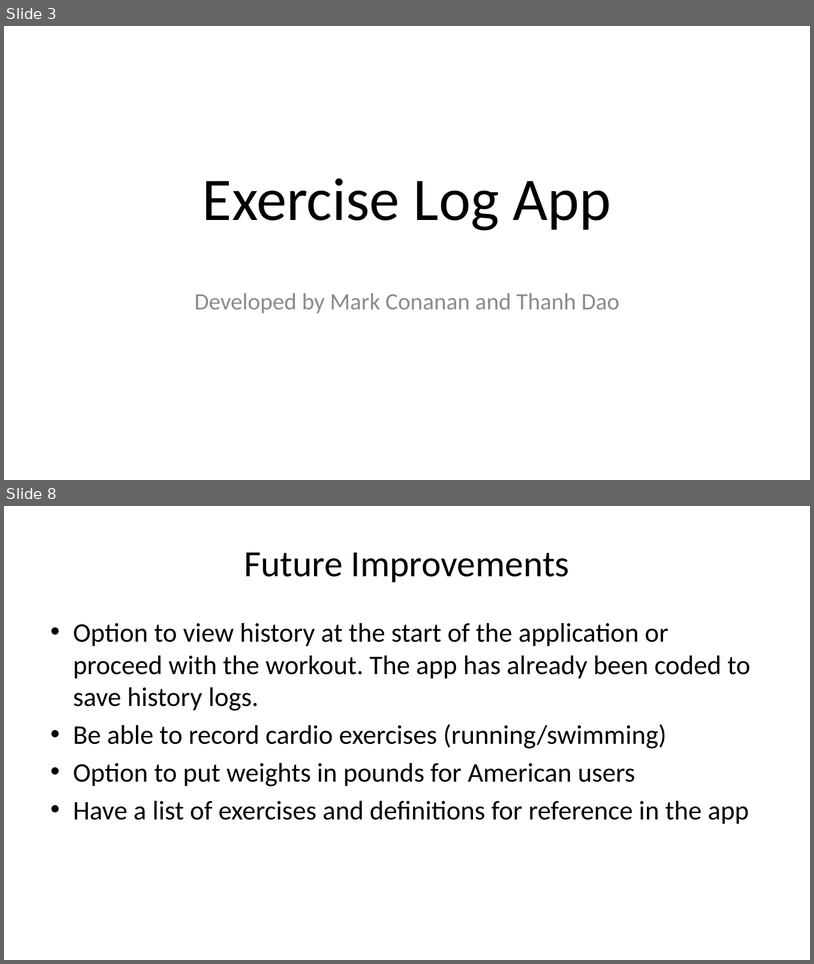
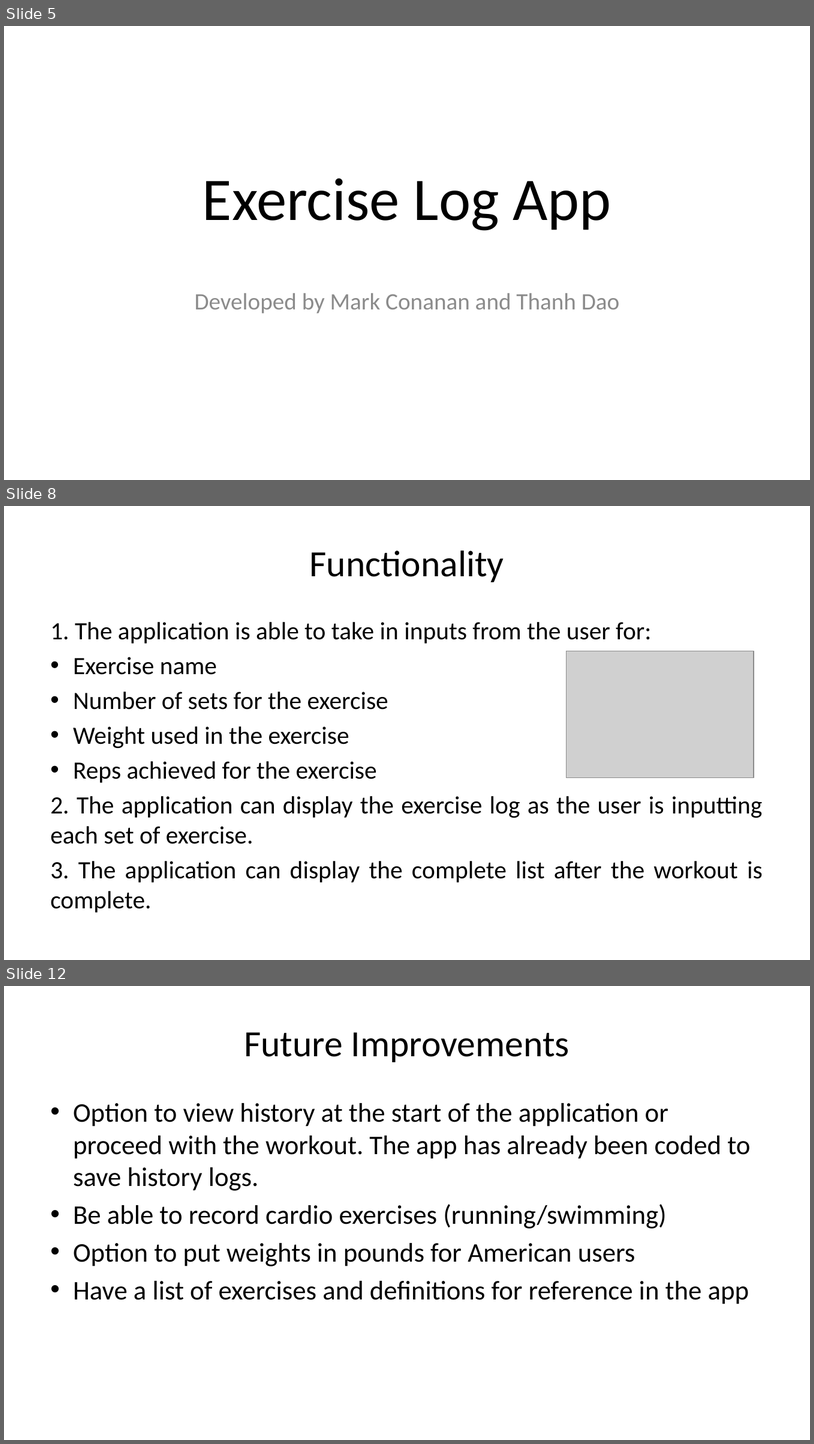
Before and after one commit to janelbrandon/CA_Assessment, a slide deck: ppt/Assignment_A1-1_Presentation.pptx. Shown one above the other, each under a label of ours: slides 3 and 8 before the commit, slides 5, 8 and 12 after it; the slides between them are not shown. The pictures are 814x964 and 814x1444 pixels, drawn with LibreOffice and Linux fonts; fonts in the diff are those of the drawing; grey boxes stand for pictures. Boxes give left, top, right and bottom in pixels: in the first picture for what was removed or moved away, otherwise in the second. Text is boxed around its words. In the diff, an @@ line names an element or a change of style, - is before the commit and + after.

```diff
--- a/ppt/Assignment_A1-1_Presentation.pptx
+++ b/ppt/Assignment_A1-1_Presentation.pptx
@@ slide 8 added at (4,506,810,960), background #FFFFFF @@
@@ title added at (310,550,504,582), 44 pt, text #000000 @@
+Functionality
@@ text added at (50,622,763,912), 29.6 pt, text #000000 @@
+1. The application is able to take in inputs from the user for:
+• Exercise name
+• Number of sets for the exercise
+• Weight used in the exercise
+• Reps achieved for the exercise
+2. The application can display the exercise log as the user is inputting each set of exercise.
+3. The application can display the complete list after the workout is complete.
@@ picture added at (567,651,754,778) @@
@@ what was slide 3 is now slide 5 @@
@@ what was slide 8 is now slide 12 @@
```
Also in this commit, not shown: 5 slides changed, 3 other slides added, 1 other file.
